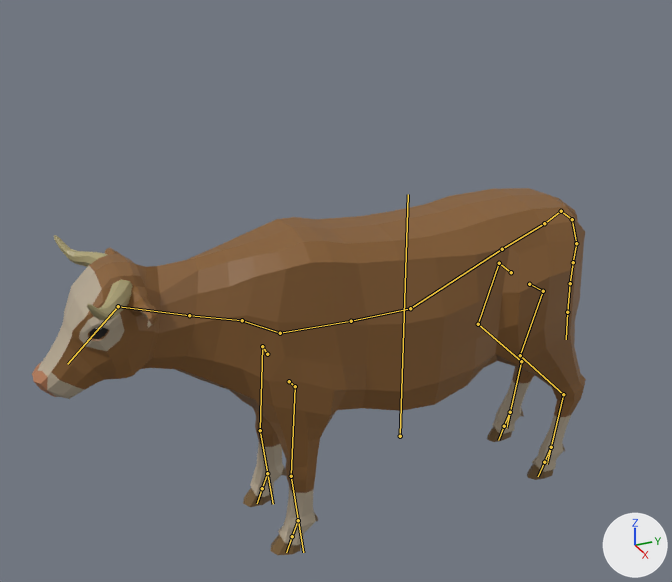
Before and after pictures for a commit that changed the glTF model assets/models/quaternius/animals/cow.glb.
Before and after are seen from a 50 mm camera at (10.47, -5.78, 8.76) aimed at (-0.21, -0.97, 3.41). Lighting does not change. The marker at lower right points along +X, +Y and +Z. The older version comes first. The bones that change, and the others that lie on the model, are drawn over the model as lines.

In view in the first picture: 'Cow'.
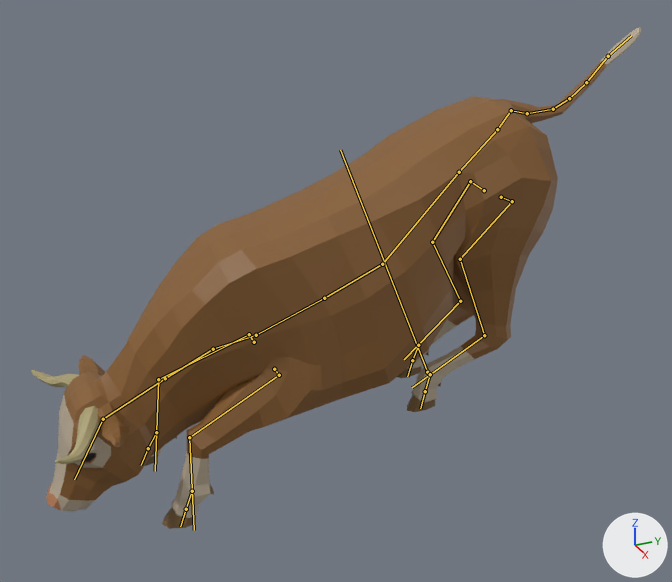
The newer file adds an action. The first version stands in its rest pose; the second is drawn at frame 23 of the action 'Jump_toIdle'.

What differs and where, as boxes [x1, y1, x2, y2] in the pictures (672 x 582 px):
'Cow', posed (10% wider, 37% taller): before [32, 188, 586, 555]; after [31, 27, 641, 529]
bone 'Body', root to tip: before (400, 436) to (408, 194); after (427, 372) to (340, 150)
bone 'Back', root to tip: before (544, 223) to (502, 249); after (497, 129) to (459, 172)
bone 'Neck1', root to tip: before (280, 333) to (242, 320); after (256, 335) to (213, 349)
bone 'Neck2', root to tip: before (242, 320) to (189, 315); after (213, 349) to (165, 378)
bone 'Neck3', root to tip: before (189, 315) to (118, 306); after (165, 378) to (103, 419)
bone 'Head', root to tip: before (118, 306) to (67, 364); after (103, 419) to (74, 479)
bone 'FrontShoulder.L', root to tip: before (289, 381) to (295, 386); after (274, 369) to (279, 375)
bone 'FrontUpperLeg.L', root to tip: before (295, 386) to (291, 476); after (279, 375) to (189, 437)
bone 'FrontLowerLeg.L', root to tip: before (291, 476) to (303, 552); after (189, 437) to (194, 530)
bone 'FrontShoulder.R', root to tip: before (267, 354) to (262, 346); after (254, 342) to (249, 334)
bone 'FrontUpperLeg.R', root to tip: before (262, 346) to (260, 430); after (249, 334) to (158, 379)
bone 'FrontLowerLeg.R', root to tip: before (260, 430) to (273, 504); after (158, 379) to (155, 471)
bone 'BackShoulder.L', root to tip: before (529, 284) to (543, 291); after (501, 197) to (512, 201)
bone 'BackLowerLeg.L', root to tip: before (563, 394) to (547, 464); after (484, 335) to (412, 387)
bone 'BackShoulder.R', root to tip: before (511, 272) to (499, 263); after (484, 190) to (470, 181)
bone 'BackLowerLeg.R', root to tip: before (521, 361) to (506, 428); after (460, 301) to (404, 359)
bone 'Tail3', root to tip: before (572, 219) to (576, 243); after (527, 113) to (553, 109)
bone 'Tail4', root to tip: before (576, 243) to (573, 262); after (553, 109) to (569, 98)
bone 'Tail5', root to tip: before (573, 262) to (570, 283); after (569, 98) to (586, 82)
bone 'Tail6', root to tip: before (570, 283) to (567, 312); after (586, 82) to (608, 56)
bone 'Tail7', root to tip: before (567, 312) to (566, 339); after (608, 56) to (631, 35)
bone 'IKBackLeg.L', root to tip: before (551, 447) to (544, 462); after (430, 374) to (425, 391)
bone 'IKFrontLeg.L', root to tip: before (298, 520) to (292, 536); after (192, 491) to (186, 509)
bone 'IKBackLeg.R', root to tip: before (510, 412) to (504, 426); after (418, 345) to (412, 360)
bone 'IKFrontLeg.R', root to tip: before (267, 473) to (262, 488); after (156, 432) to (148, 448)

The edits, one by one:
Bone 'Body' (bone_body) moves from (0.0, 0.0, 0.0) to (0.0, 1.0, -0.43).
Bone 'Body' (bone_body) turns from (0, 0, 0) to (22, -1, 0) degrees about its own x, y and z.
Bone 'Back' (bone_back) moves from (0.0, 0.0, 0.0) to (0.0, 0.15, 0.02).
Bone 'Neck1' (bone_neck1) turns from (0, 0, 0) to (-16, 0, 0) degrees about its own x, y and z.
Bone 'Neck2' (bone_neck2) turns from (0, 0, 0) to (-3, 0, 0) degrees about its own x, y and z.
Bone 'Neck3' (bone_neck3) turns from (0, 0, 0) to (-4, 0, 0) degrees about its own x, y and z.
Bone 'Head' (bone_head) turns from (0, 0, 0) to (27, 0, 0) degrees about its own x, y and z.
Bone 'FrontShoulder.L' (bone_frontshoulder_l) moves from (0.0, 0.0, 0.0) to (-0.16, 0.02, -0.02).
Bone 'FrontUpperLeg.L' (bone_frontupperleg_l) turns from (0, 0, 0) to (-81, 0, -4) degrees about its own x, y and z.
Bone 'FrontLowerLeg.L' (bone_frontlowerleg_l) turns from (0, 0, 0) to (-50, 0, 0) degrees about its own x, y and z.
Bone 'FrontShoulder.R' (bone_frontshoulder_r) moves from (0.0, 0.0, 0.0) to (0.16, 0.02, -0.01).
Bone 'FrontUpperLeg.R' (bone_frontupperleg_r) turns from (0, 0, 0) to (-90, 0, -7) degrees about its own x, y and z.
Bone 'FrontLowerLeg.R' (bone_frontlowerleg_r) turns from (0, 0, 0) to (-54, 0, 0) degrees about its own x, y and z.
Bone 'BackShoulder.L' (bone_backshoulder_l) turns from (0, 0, 0) to (4, -49, 2) degrees about its own x, y and z.
Bone 'BackLowerLeg.L' (bone_backlowerleg_l) turns from (0, 0, 0) to (24, -1, 1) degrees about its own x, y and z.
Bone 'BackShoulder.R' (bone_backshoulder_r) moves from (0.0, 0.0, 0.0) to (-0.07, -0.01, 0.0).
Bone 'BackShoulder.R' (bone_backshoulder_r) turns from (0, 0, 0) to (2, 41, -2) degrees about its own x, y and z.
Bone 'BackLowerLeg.R' (bone_backlowerleg_r) turns from (0, 0, 0) to (26, 1, 0) degrees about its own x, y and z.
Bone 'Tail3' (bone_tail3) turns from (0, 0, 0) to (53, -2, 0) degrees about its own x, y and z.
Bone 'Tail4' (bone_tail4) turns from (0, 0, 0) to (41, -2, 5) degrees about its own x, y and z.
Bone 'Tail5' (bone_tail5) turns from (0, 0, 0) to (10, 0, 0) degrees about its own x, y and z.
Bone 'Tail6' (bone_tail6) turns from (0, 0, 0) to (5, 0, 0) degrees about its own x, y and z.
Bone 'Tail7' (bone_tail7) turns from (0, 0, 0) to (-14, 0, 0) degrees about its own x, y and z.
Bone 'IKBackLeg.L' (bone_ikbackleg_l) moves from (0.0, 0.0, 0.0) to (0.0, -0.88, -2.79).
Bone 'IKBackLeg.L' (bone_ikbackleg_l) turns from (0, 0, 0) to (6, 0, 0) degrees about its own x, y and z.
Bone 'IKFrontLeg.L' (bone_ikfrontleg_l) moves from (0.0, 0.0, 0.0) to (0.0, -0.34, -1.72).
Bone 'IKBackLeg.R' (bone_ikbackleg_r) moves from (0.0, 0.0, 0.0) to (0.0, -0.88, -2.31).
Bone 'IKBackLeg.R' (bone_ikbackleg_r) turns from (0, 0, 0) to (2, 0, 0) degrees about its own x, y and z.
Bone 'IKFrontLeg.R' (bone_ikfrontleg_r) moves from (0.0, 0.0, 0.0) to (0.0, -0.49, -1.93).
Bone 'IKFrontLeg.R' (bone_ikfrontleg_r) turns from (0, 0, 0) to (-9, 0, 0) degrees about its own x, y and z.
